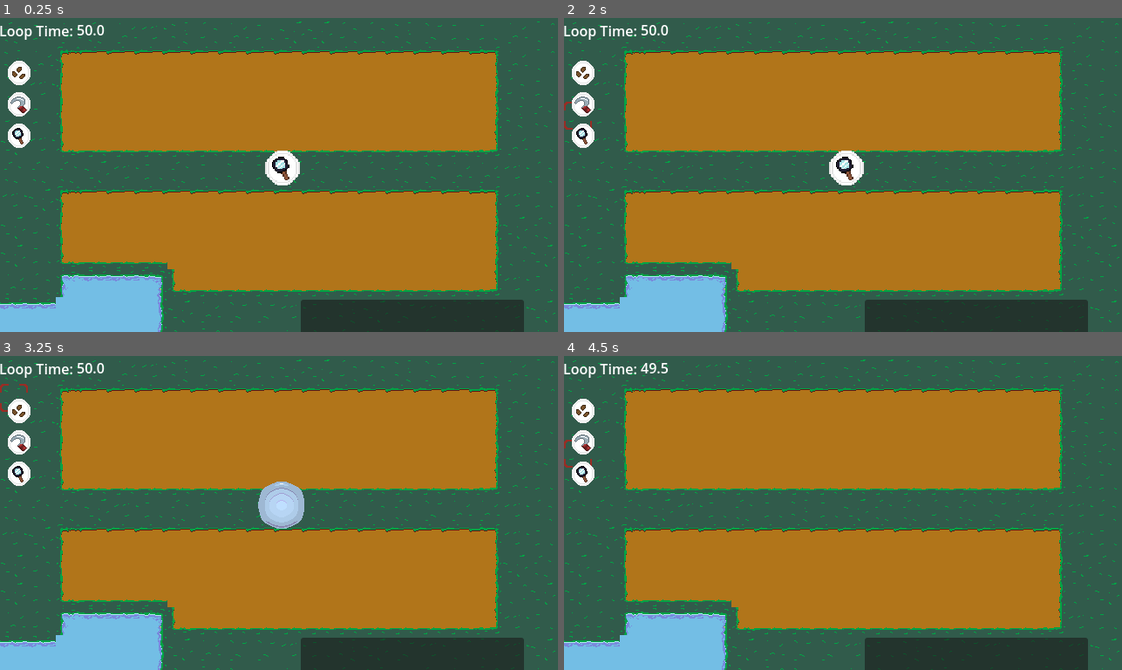
Above: before the commit, frames 1-4 (two rows, left to right).
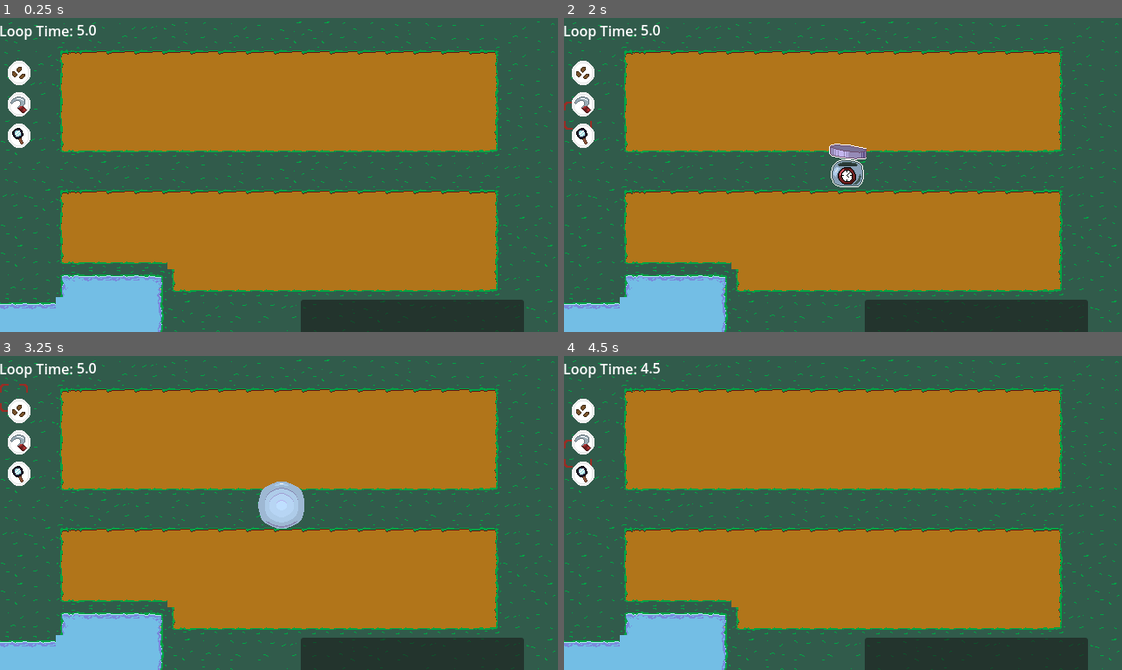
Above: after the commit, the same moments.

Repository: Hyper-Burner/GMTK-Game-Jam-2025
Game: Godot game, scene res://Scenes/main.tscn
Same seed, same stepped clock (60 frames per second), same inputs: the game is played once before the commit and once after it.
Inputs (mouse positions are in pixels of both pictures, inside the frame that each line leads up to):
- Up to frame 1 (0.25 s): no input
- Up to frame 2 (2 s): click (580, 71) at 0.5 s; click (580, 102) at 1.25 s
- Up to frame 3 (3.25 s): click (16, 472) at 2 s; click (16, 409) at 2.75 s
- Up to frame 4 (4.5 s): click (580, 440) at 3.5 s; click (580, 472) at 4.25 s

The runs differ from the first frame. In frame 1, 0.6% of the frame differs, in the area x 15-54%, y 2-54%; in frame 2, 0.8%, in the area x 15-55%, y 2-54%; in frame 3, less than 0.1%; in frame 4, less than 0.1%.

Commit message:
Added image for each crop

Diff:
--- a/Scenes/main.tscn
+++ b/Scenes/main.tscn
@@ -1,14 +1,46 @@
-[gd_scene load_steps=13 format=3 uid="uid://rjuf0oqtkuyo"]
+[gd_scene load_steps=21 format=3 uid="uid://rjuf0oqtkuyo"]
 
 [ext_resource type="PackedScene" uid="uid://brv3pfacurip8" path="res://Scenes/inspect_info.tscn" id="1_8gbba"]
 [ext_resource type="PackedScene" uid="uid://doa0566bfhb2q" path="res://Scenes/tile_map.tscn" id="2_bo1nx"]
 [ext_resource type="PackedScene" uid="uid://5s4n8kmxc8y5" path="res://Scenes/ui.tscn" id="2_kry3j"]
 [ext_resource type="PackedScene" uid="uid://sfrbshm573rc" path="res://Scenes/loop_summary.tscn" id="4_jjvhh"]
 [ext_resource type="Script" uid="uid://whq3hj5mq581" path="res://Scripts/top_row_organizer.gd" id="5_21xkr"]
-[ext_resource type="Texture2D" uid="uid://vy7kfwpi6goc" path="res://PlaceholderAssets/Objects/BluePlant32.png" id="5_kry3j"]
+[ext_resource type="Texture2D" uid="uid://bhsxyuowv8u4p" path="res://Textures/Crops.png" id="6_hptm8"]
 [ext_resource type="Script" uid="uid://hhmu8r1x1weg" path="res://Scripts/bottom_row_organizer.gd" id="7_6bp64"]
 [ext_resource type="Texture2D" uid="uid://dkgo5tklxjqfn" path="res://Textures/ui_and_effects.png" id="8_344ge"]
 [ext_resource type="Script" uid="uid://heave3iec1oj" path="res://Scripts/pre_loop.gd" id="8_ynf5e"]
+
+[sub_resource type="AtlasTexture" id="AtlasTexture_6iyac"]
+atlas = ExtResource("6_hptm8")
+region = Rect2(289, 34, 30, 30)
+
+[sub_resource type="AtlasTexture" id="AtlasTexture_fdnlq"]
+atlas = ExtResource("6_hptm8")
+region = Rect2(128, 35, 32, 29)
+
+[sub_resource type="AtlasTexture" id="AtlasTexture_jkdf5"]
+atlas = ExtResource("6_hptm8")
+region = Rect2(448, 32, 32, 32)
+
+[sub_resource type="AtlasTexture" id="AtlasTexture_wsu2k"]
+atlas = ExtResource("6_hptm8")
+region = Rect2(608, 34, 32, 30)
+
+[sub_resource type="AtlasTexture" id="AtlasTexture_k12tt"]
+atlas = ExtResource("6_hptm8")
+region = Rect2(768, 36, 32, 28)
+
+[sub_resource type="AtlasTexture" id="AtlasTexture_h1bgf"]
+atlas = ExtResource("6_hptm8")
+region = Rect2(930, 20, 28, 44)
+
+[sub_resource type="AtlasTexture" id="AtlasTexture_b3802"]
+atlas = ExtResource("6_hptm8")
+region = Rect2(1089, 20, 30, 44)
+
+[sub_resource type="AtlasTexture" id="AtlasTexture_fevyy"]
+atlas = ExtResource("6_hptm8")
+region = Rect2(1248, 20, 32, 44)
 
 [sub_resource type="AtlasTexture" id="AtlasTexture_ynf5e"]
 atlas = ExtResource("8_344ge")
@@ -66,61 +98,144 @@
 text = "Crops harvested"
 metadata/_edit_lock_ = true
 
-[node name="TopRow" type="HBoxContainer" parent="EndLoop/Harvested"]
-layout_mode = 0
-offset_top = 28.2353
-offset_right = 270.0
-offset_bottom = 68.2353
-theme_override_constants/separation = 75
-alignment = 1
+[node name="TopRow" type="GridContainer" parent="EndLoop/Harvested"]
+layout_mode = 0
+offset_left = 53.3333
+offset_top = 21.3333
+offset_right = 346.333
+offset_bottom = 101.333
+scale = Vector2(1.27025, 1.19462)
+theme_override_constants/h_separation = 55
+columns = 4
 script = ExtResource("5_21xkr")
 metadata/_edit_lock_ = true
 
 [node name="Spring Onion" type="TextureRect" parent="EndLoop/Harvested/TopRow"]
 layout_mode = 2
 size_flags_horizontal = 3
-texture = ExtResource("5_kry3j")
-expand_mode = 2
+texture = SubResource("AtlasTexture_6iyac")
+stretch_mode = 3
 metadata/_edit_lock_ = true
 
 [node name="Label" type="Label" parent="EndLoop/Harvested/TopRow/Spring Onion"]
 layout_mode = 0
-offset_left = 47.0588
-offset_top = 9.4118
-offset_right = 102.059
-offset_bottom = 32.4118
+offset_left = 38.8374
+offset_top = 8.92889
+offset_right = 93.8376
+offset_bottom = 31.9289
+scale = Vector2(0.564124, 0.814914)
 theme_override_colors/font_color = Color(0, 0, 0, 1)
 theme_override_font_sizes/font_size = 15
 
 [node name="Potato" type="TextureRect" parent="EndLoop/Harvested/TopRow"]
 layout_mode = 2
 size_flags_horizontal = 3
-texture = ExtResource("5_kry3j")
-expand_mode = 2
+texture = SubResource("AtlasTexture_fdnlq")
+stretch_mode = 3
 metadata/_edit_lock_ = true
 
 [node name="Label" type="Label" parent="EndLoop/Harvested/TopRow/Potato"]
-layout_mode = 0
-offset_left = 47.0588
-offset_top = 9.4118
-offset_right = 102.059
-offset_bottom = 32.4118
+offset_left = 38.8374
+offset_top = 8.92889
+offset_right = 93.8376
+offset_bottom = 31.9289
+scale = Vector2(0.564124, 0.814914)
 theme_override_colors/font_color = Color(0, 0, 0, 1)
 theme_override_font_sizes/font_size = 15
 
 [node name="Strawberry" type="TextureRect" parent="EndLoop/Harvested/TopRow"]
 layout_mode = 2
 size_flags_horizontal = 3
-texture = ExtResource("5_kry3j")
-expand_mode = 2
+texture = SubResource("AtlasTexture_jkdf5")
+stretch_mode = 3
 metadata/_edit_lock_ = true
 
 [node name="Label" type="Label" parent="EndLoop/Harvested/TopRow/Strawberry"]
-layout_mode = 0
-offset_left = 47.0588
-offset_top = 9.4118
-offset_right = 102.059
-offset_bottom = 32.4118
+offset_left = 38.8374
+offset_top = 8.92889
+offset_right = 93.8376
+offset_bottom = 31.9289
+scale = Vector2(0.564124, 0.814914)
+theme_override_colors/font_color = Color(0, 0, 0, 1)
+theme_override_font_sizes/font_size = 15
+
+[node name="Plant 4" type="TextureRect" parent="EndLoop/Harvested/TopRow"]
+layout_mode = 2
+size_flags_horizontal = 3
+texture = SubResource("AtlasTexture_wsu2k")
+stretch_mode = 3
+metadata/_edit_lock_ = true
+
+[node name="Label" type="Label" parent="EndLoop/Harvested/TopRow/Plant 4"]
+offset_left = 38.8374
+offset_top = 8.92889
+offset_right = 93.8376
+offset_bottom = 31.9289
+scale = Vector2(0.564124, 0.814914)
+theme_override_colors/font_color = Color(0, 0, 0, 1)
+theme_override_font_sizes/font_size = 15
+
+[node name="Plant 5" type="TextureRect" parent="EndLoop/Harvested/TopRow"]
+layout_mode = 2
+size_flags_horizontal = 3
+texture = SubResource("AtlasTexture_k12tt")
+stretch_mode = 3
+metadata/_edit_lock_ = true
+
+[node name="Label" type="Label" parent="EndLoop/Harvested/TopRow/Plant 5"]
+offset_left = 38.8374
+offset_top = 16.4572
+offset_right = 93.8376
+offset_bottom = 39.4572
+scale = Vector2(0.564124, 0.814914)
+theme_override_colors/font_color = Color(0, 0, 0, 1)
+theme_override_font_sizes/font_size = 15
+
+[node name="Plant 6" type="TextureRect" parent="EndLoop/Harvested/TopRow"]
+layout_mode = 2
+size_flags_horizontal = 3
+texture = SubResource("AtlasTexture_h1bgf")
+stretch_mode = 3
+metadata/_edit_lock_ = true
+
+[node name="Label" type="Label" parent="EndLoop/Harvested/TopRow/Plant 6"]
+offset_left = 38.8374
+offset_top = 16.4572
+offset_right = 93.8376
+offset_bottom = 39.4572
+scale = Vector2(0.564124, 0.814914)
+theme_override_colors/font_color = Color(0, 0, 0, 1)
+theme_override_font_sizes/font_size = 15
+
+[node name="Plant 7" type="TextureRect" parent="EndLoop/Harvested/TopRow"]
+layout_mode = 2
+size_flags_horizontal = 3
+texture = SubResource("AtlasTexture_b3802")
+stretch_mode = 3
+metadata/_edit_lock_ = true
+
+[node name="Label" type="Label" parent="EndLoop/Harvested/TopRow/Plant 7"]
+offset_left = 38.8374
+offset_top = 16.4572
+offset_right = 93.8376
+offset_bottom = 39.4572
+scale = Vector2(0.564124, 0.814914)
+theme_override_colors/font_color = Color(0, 0, 0, 1)
+theme_override_font_sizes/font_size = 15
+
+[node name="Plant 8" type="TextureRect" parent="EndLoop/Harvested/TopRow"]
+layout_mode = 2
+size_flags_horizontal = 3
+texture = SubResource("AtlasTexture_fevyy")
+stretch_mode = 3
+metadata/_edit_lock_ = true
+
+[node name="Label" type="Label" parent="EndLoop/Harvested/TopRow/Plant 8"]
+offset_left = 38.8374
+offset_top = 16.4572
+offset_right = 93.8376
+offset_bottom = 39.4572
+scale = Vector2(0.564124, 0.814914)
 theme_override_colors/font_color = Color(0, 0, 0, 1)
 theme_override_font_sizes/font_size = 15
 
@@ -134,60 +249,144 @@
 text = "Seeds in time capsule"
 metadata/_edit_lock_ = true
 
-[node name="BottomRow" type="HBoxContainer" parent="EndLoop/Time Capsule"]
-layout_mode = 0
-offset_top = 28.2353
-offset_right = 270.0
-offset_bottom = 68.2353
-theme_override_constants/separation = 75
-alignment = 1
+[node name="BottomRow" type="GridContainer" parent="EndLoop/Time Capsule"]
+layout_mode = 0
+offset_left = 53.3333
+offset_top = 21.333
+offset_right = 346.333
+offset_bottom = 101.333
+scale = Vector2(1.27, 1.195)
+theme_override_constants/h_separation = 55
+columns = 4
 script = ExtResource("7_6bp64")
+metadata/_edit_lock_ = true
 
 [node name="Spring Onion" type="TextureRect" parent="EndLoop/Time Capsule/BottomRow"]
 layout_mode = 2
 size_flags_horizontal = 3
-texture = ExtResource("5_kry3j")
-expand_mode = 2
+texture = SubResource("AtlasTexture_6iyac")
+stretch_mode = 3
 metadata/_edit_lock_ = true
 
 [node name="Label" type="Label" parent="EndLoop/Time Capsule/BottomRow/Spring Onion"]
 layout_mode = 0
-offset_left = 47.0588
-offset_top = 9.4118
-offset_right = 102.059
-offset_bottom = 32.4118
+offset_left = 38.8374
+offset_top = 8.92889
+offset_right = 93.8376
+offset_bottom = 31.9289
+scale = Vector2(0.564124, 0.814914)
 theme_override_colors/font_color = Color(0, 0, 0, 1)
 theme_override_font_sizes/font_size = 15
 
 [node name="Potato" type="TextureRect" parent="EndLoop/Time Capsule/BottomRow"]
 layout_mode = 2
 size_flags_horizontal = 3
-texture = ExtResource("5_kry3j")
-expand_mode = 2
+texture = SubResource("AtlasTexture_fdnlq")
+stretch_mode = 3
 metadata/_edit_lock_ = true
 
 [node name="Label" type="Label" parent="EndLoop/Time Capsule/BottomRow/Potato"]
-layout_mode = 0
-offset_left = 47.0588
-offset_top = 9.4118
-offset_right = 102.059
-offset_bottom = 32.4118
+offset_left = 38.8374
+offset_top = 8.92889
+offset_right = 93.8376
+offset_bottom = 31.9289
+scale = Vector2(0.564124, 0.814914)
 theme_override_colors/font_color = Color(0, 0, 0, 1)
 theme_override_font_sizes/font_size = 15
 
 [node name="Strawberry" type="TextureRect" parent="EndLoop/Time Capsule/BottomRow"]
 layout_mode = 2
 size_flags_horizontal = 3
-texture = ExtResource("5_kry3j")
-expand_mode = 2
+texture = SubResource("AtlasTexture_jkdf5")
+stretch_mode = 3
 metadata/_edit_lock_ = true
 
 [node name="Label" type="Label" parent="EndLoop/Time Capsule/BottomRow/Strawberry"]
-layout_mode = 0
-offset_left = 47.0588
-offset_top = 9.4118
-offset_right = 102.059
-offset_bottom = 32.4118
+offset_left = 38.8374
+offset_top = 8.92889
+offset_right = 93.8376
+offset_bottom = 31.9289
+scale = Vector2(0.564124, 0.814914)
+theme_override_colors/font_color = Color(0, 0, 0, 1)
+theme_override_font_sizes/font_size = 15
+
+[node name="Plant 4" type="TextureRect" parent="EndLoop/Time Capsule/BottomRow"]
+layout_mode = 2
+size_flags_horizontal = 3
+texture = SubResource("AtlasTexture_wsu2k")
+stretch_mode = 3
+metadata/_edit_lock_ = true
+
+[node name="Label" type="Label" parent="EndLoop/Time Capsule/BottomRow/Plant 4"]
+offset_left = 38.8374
+offset_top = 8.92889
+offset_right = 93.8376
+offset_bottom = 31.9289
+scale = Vector2(0.564124, 0.814914)
+theme_override_colors/font_color = Color(0, 0, 0, 1)
+theme_override_font_sizes/font_size = 15
+
+[node name="Plant 5" type="TextureRect" parent="EndLoop/Time Capsule/BottomRow"]
+layout_mode = 2
+size_flags_horizontal = 3
+texture = SubResource("AtlasTexture_k12tt")
+stretch_mode = 3
+metadata/_edit_lock_ = true
+
+[node name="Label" type="Label" parent="EndLoop/Time Capsule/BottomRow/Plant 5"]
+offset_left = 38.8374
+offset_top = 16.4572
+offset_right = 93.8376
+offset_bottom = 39.4572
+scale = Vector2(0.564124, 0.814914)
+theme_override_colors/font_color = Color(0, 0, 0, 1)
+theme_override_font_sizes/font_size = 15
+
+[node name="Plant 6" type="TextureRect" parent="EndLoop/Time Capsule/BottomRow"]
+layout_mode = 2
+size_flags_horizontal = 3
+texture = SubResource("AtlasTexture_h1bgf")
+stretch_mode = 3
+metadata/_edit_lock_ = true
+
+[node name="Label" type="Label" parent="EndLoop/Time Capsule/BottomRow/Plant 6"]
+offset_left = 38.8374
+offset_top = 16.4572
+offset_right = 93.8376
+offset_bottom = 39.4572
+scale = Vector2(0.564124, 0.814914)
+theme_override_colors/font_color = Color(0, 0, 0, 1)
+theme_override_font_sizes/font_size = 15
+
+[node name="Plant 7" type="TextureRect" parent="EndLoop/Time Capsule/BottomRow"]
+layout_mode = 2
+size_flags_horizontal = 3
+texture = SubResource("AtlasTexture_b3802")
+stretch_mode = 3
+metadata/_edit_lock_ = true
+
+[node name="Label" type="Label" parent="EndLoop/Time Capsule/BottomRow/Plant 7"]
+offset_left = 38.8374
+offset_top = 16.4572
+offset_right = 93.8376
+offset_bottom = 39.4572
+scale = Vector2(0.564124, 0.814914)
+theme_override_colors/font_color = Color(0, 0, 0, 1)
+theme_override_font_sizes/font_size = 15
+
+[node name="Plant 8" type="TextureRect" parent="EndLoop/Time Capsule/BottomRow"]
+layout_mode = 2
+size_flags_horizontal = 3
+texture = SubResource("AtlasTexture_fevyy")
+stretch_mode = 3
+metadata/_edit_lock_ = true
+
+[node name="Label" type="Label" parent="EndLoop/Time Capsule/BottomRow/Plant 8"]
+offset_left = 38.8374
+offset_top = 16.4572
+offset_right = 93.8376
+offset_bottom = 39.4572
+scale = Vector2(0.564124, 0.814914)
 theme_override_colors/font_color = Color(0, 0, 0, 1)
 theme_override_font_sizes/font_size = 15
 
--- a/Scripts/GameManager.gd
+++ b/Scripts/GameManager.gd
@@ -6,7 +6,7 @@
 const DATA_PATH_ITEMS: String = "res://TextFiles/items.json"
 const DATA_PATH_MILESTONES: String = "res://TextFiles/milestones.json"
 
-const DEFAULT_LOOP_DURATION: float = 50 # seconds
+const DEFAULT_LOOP_DURATION: float = 5 # seconds
 const DEFAULT_TIME_CAPSULE_CAPACITY: int = 4
 
 const DEFAULT_STARTING_SEEDS_ID: String = "Potato"
--- a/Scripts/bottom_row_organizer.gd
+++ b/Scripts/bottom_row_organizer.gd
@@ -1,4 +1,4 @@
-extends HBoxContainer
+extends GridContainer
 
 var targets: Array = []
 var currents := []
--- a/Scripts/loop_summary.gd
+++ b/Scripts/loop_summary.gd
@@ -4,6 +4,7 @@
 @onready var ui_board: TextureRect = $TextureRect
 var tween: Tween
 var screen_size
+const LOAD_DURATION = 0.5
 
 func _ready():
 	visible = false
@@ -35,15 +36,14 @@
 		.set_trans(Tween.TRANS_SINE)\
 		.set_ease(Tween.EASE_IN)
 
-const LOAD_DURATION = 0.75
 # when a loop ends, show the summary
 func _on_loop_ended():
 	visible = true
 	pop_up()
 	var top_row = get_node("Harvested/TopRow")
 	var bottom_row = get_node("Time Capsule/BottomRow")
-	top_row.set_targets([123, 456, 789])
-	bottom_row.set_targets([800, 12, 500])
+	top_row.set_targets([123, 456, 789, 321, 654, 987, 111, 222])
+	bottom_row.set_targets([800, 12, 500, 1000, 250, 333, 75, 900])
 	await get_tree().create_timer(0.75).timeout
 	Signals.top_row_done.connect(func():
 		bottom_row.start_increment(LOAD_DURATION)
--- a/Scripts/pre_loop.gd
+++ b/Scripts/pre_loop.gd
@@ -10,6 +10,7 @@
 
 
 func _pre_loop():
+	await get_tree().create_timer(1.0).timeout
 	for i in icons.size():
 		for icon in icons:
 			icon.visible = false
@@ -18,10 +19,7 @@
 		icons[i].visible = true
 
 		# Wait for 1 second
-		if i == 0:
-			await get_tree().create_timer(2.0).timeout
-		else:
-			await get_tree().create_timer(1.0).timeout
+		await get_tree().create_timer(1.0).timeout
 
 	# Finally hide the last one
 	icons[icons.size() - 1].visible = false
--- a/Scripts/top_row_organizer.gd
+++ b/Scripts/top_row_organizer.gd
@@ -1,4 +1,4 @@
-extends HBoxContainer
+extends GridContainer
 
 var targets: Array = []
 var currents := []
